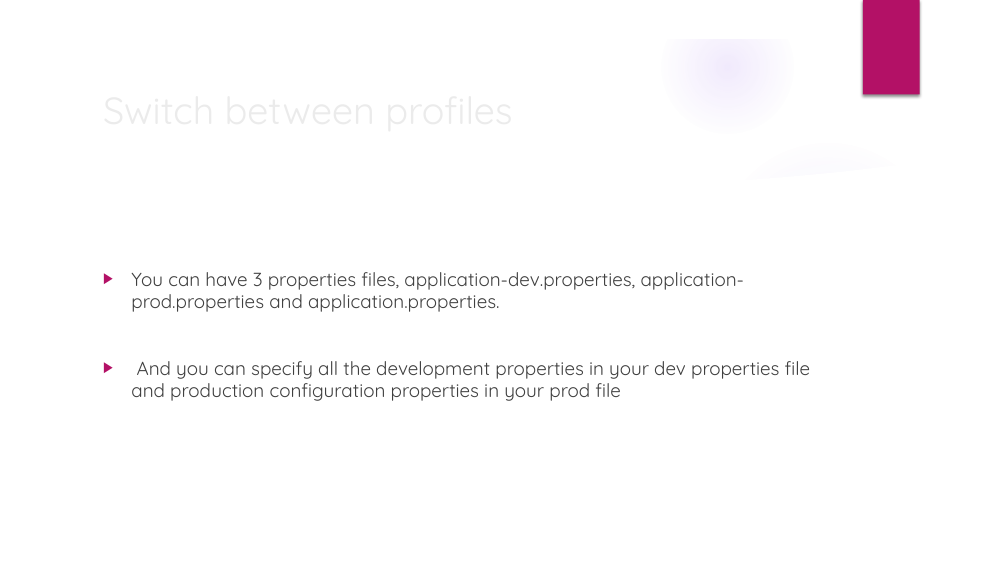
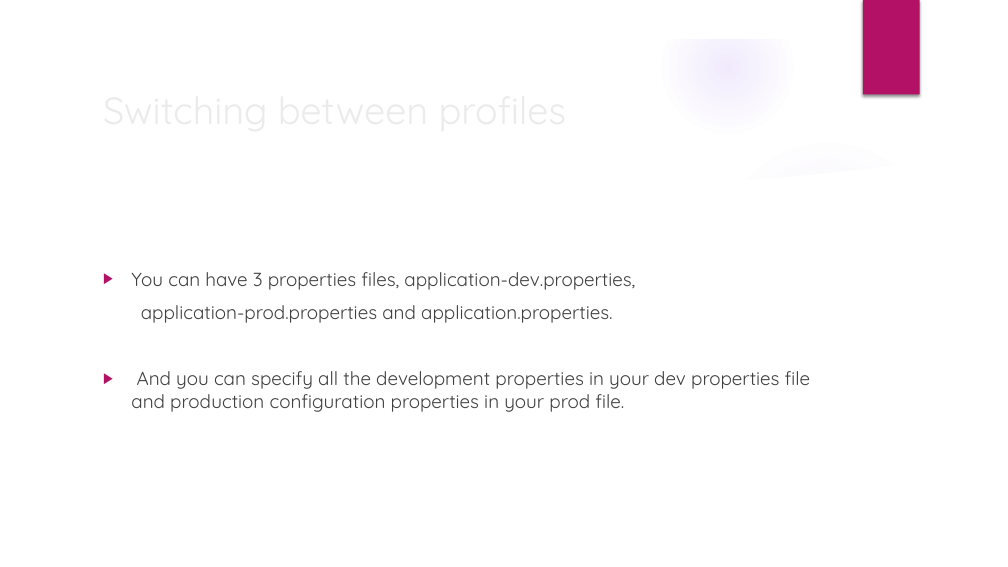
Before and after one commit to jigglypuffff/BankingApplication, a slide deck: slide 9 of Spring Properties.pptx (slide 4 before the commit). Drawn at 1008x567 pixels with LibreOffice and Linux fonts; fonts in the diff are those of the drawing; background and template pictures are left out. Boxes give left, top, right and bottom in pixels: in the first picture for what was removed or moved away, otherwise in the second. Text is boxed around its words. In the diff, an @@ line names an element or a change of style, - is before the commit and + after.

Commit message:
spring properties ppt

```diff
--- a/Spring Properties.pptx
+++ b/Spring Properties.pptx
@@ title at (95,80,820,138): text changed @@
-Switch between profiles
+Switching between profiles
@@ text at (131,272,810,412): text changed @@
-▶ You can have 3 properties files, application-dev.properties, application-prod.properties and application.properties.
-▶ And you can specify all the development properties in your dev properties file and production configuration properties in your prod file
+▶ You can have 3 properties files, application-dev.properties,
+application-prod.properties and application.properties.
+▶ And you can specify all the development properties in your dev properties file and production configuration properties in your prod file.
```
Also in this commit, not shown: 1 other slide changed, 4 slides added.
